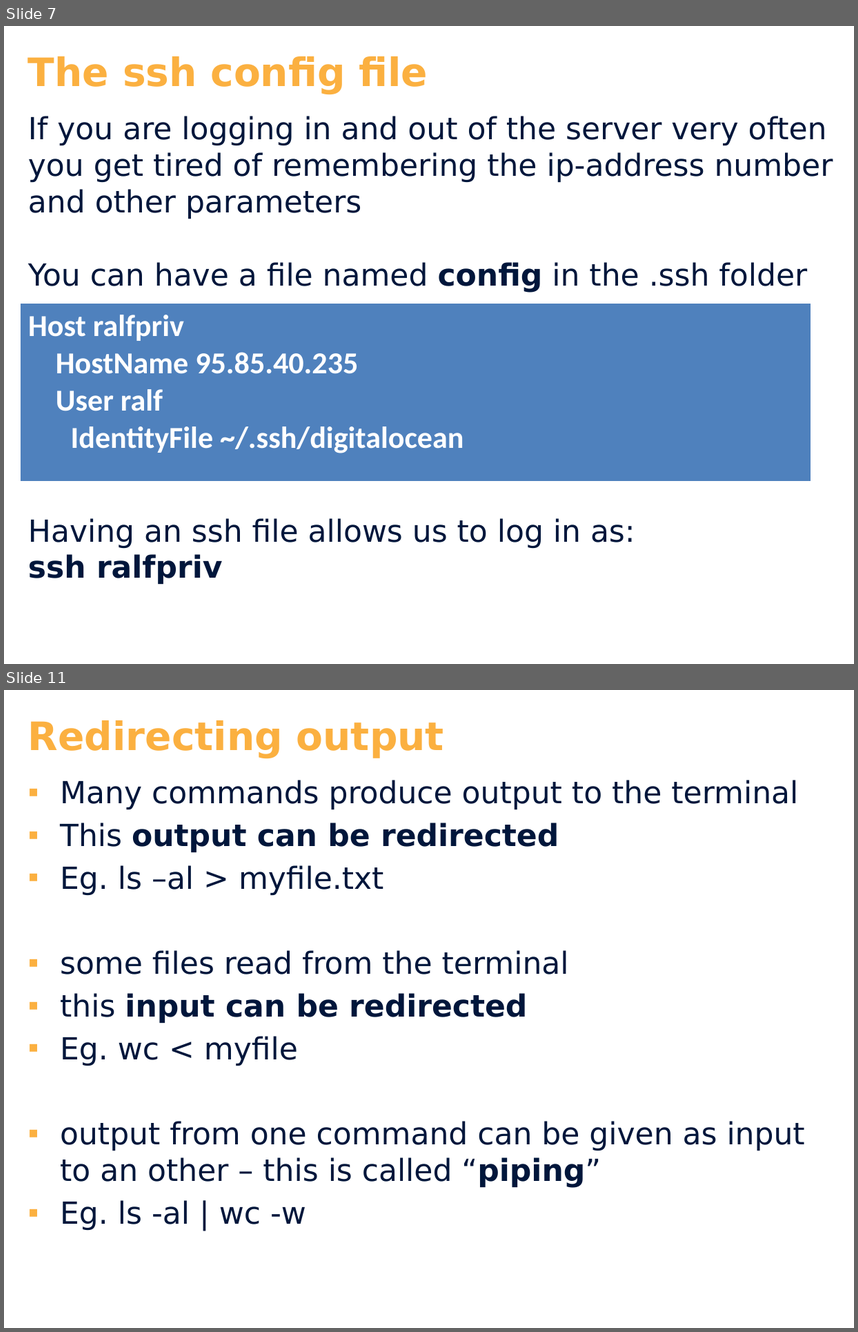
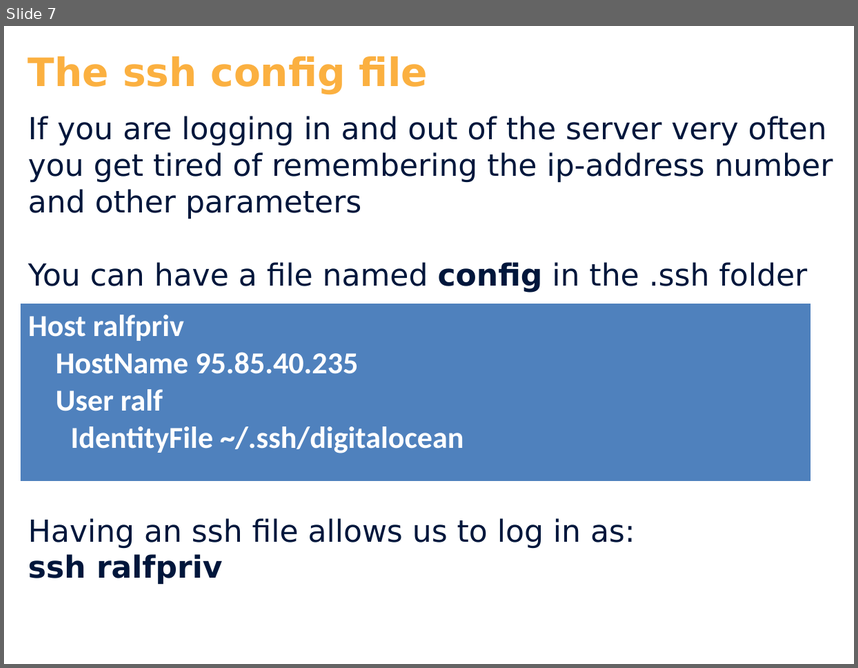
Before and after one commit to cphdat2sem2017-Cos/week01-OS-Linux, a slide deck: slides/Day_2.pptx. Shown one above the other, each under a label of ours: slides 7 and 11 before the commit, slide 7 after it; the slides between them are not shown. The pictures are 858x1332 and 858x668 pixels, drawn with LibreOffice and Linux fonts; fonts in the diff are those of the drawing; background and template pictures are left out. Boxes give left, top, right and bottom in pixels: in the first picture for what was removed or moved away, otherwise in the second. Text is boxed around its words. In the diff, an @@ line names an element or a change of style, - is before the commit and + after.

```diff
--- a/slides/Day_2.pptx
+++ b/slides/Day_2.pptx
@@ slide 11 removed at box(4, 690, 854, 1328), background #FFFFFF @@
@@ text removed at box(28, 720, 444, 758) @@
-Redirecting output
@@ text removed at box(60, 780, 805, 1230) @@
-▪ Many commands produce output to the terminal
-▪ This output can be redirected
-▪ Eg. ls –al > myfile.txt
-▪ some files read from the terminal
-▪ this input can be redirected
-▪ Eg. wc < myfile
-▪ output from one command can be given as input to an other – this is called “piping”
-▪ Eg. ls -al | wc -w
```
Also in this commit, not shown: 2 slides changed, 3 other slides removed, 15 other files.
